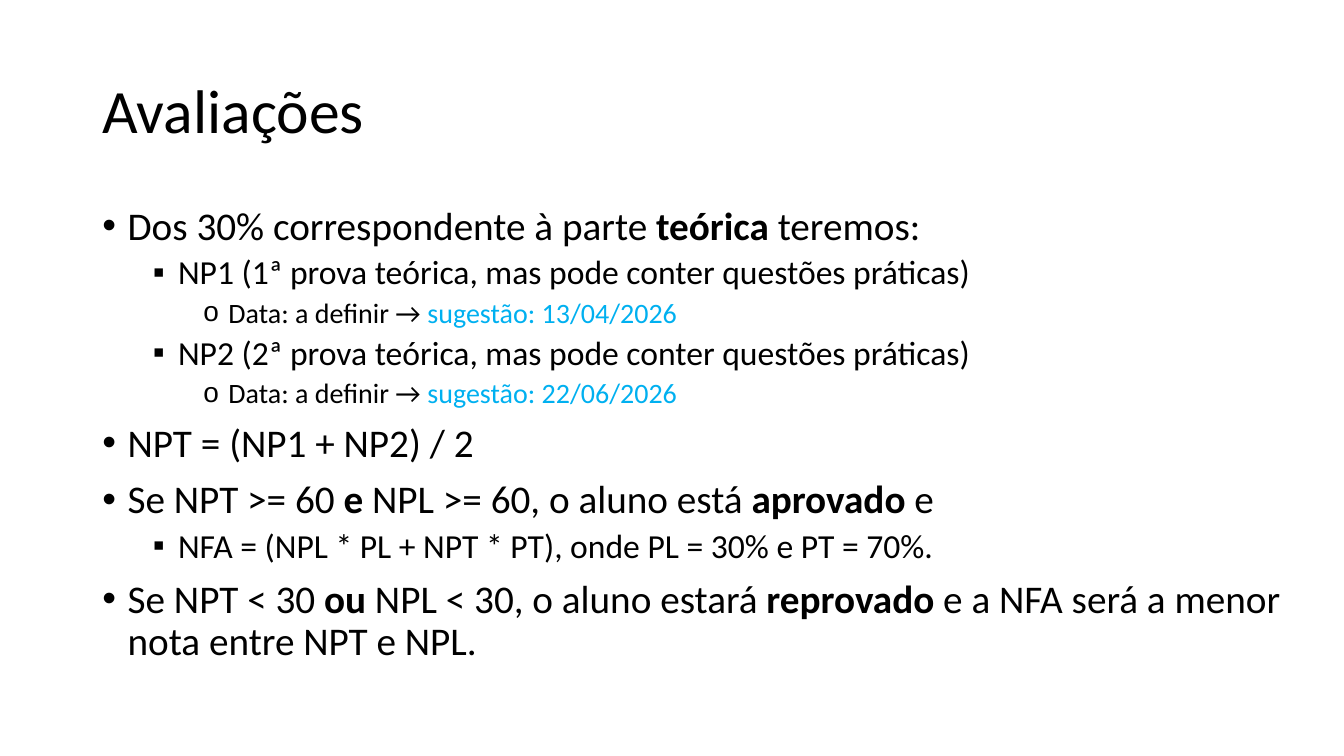
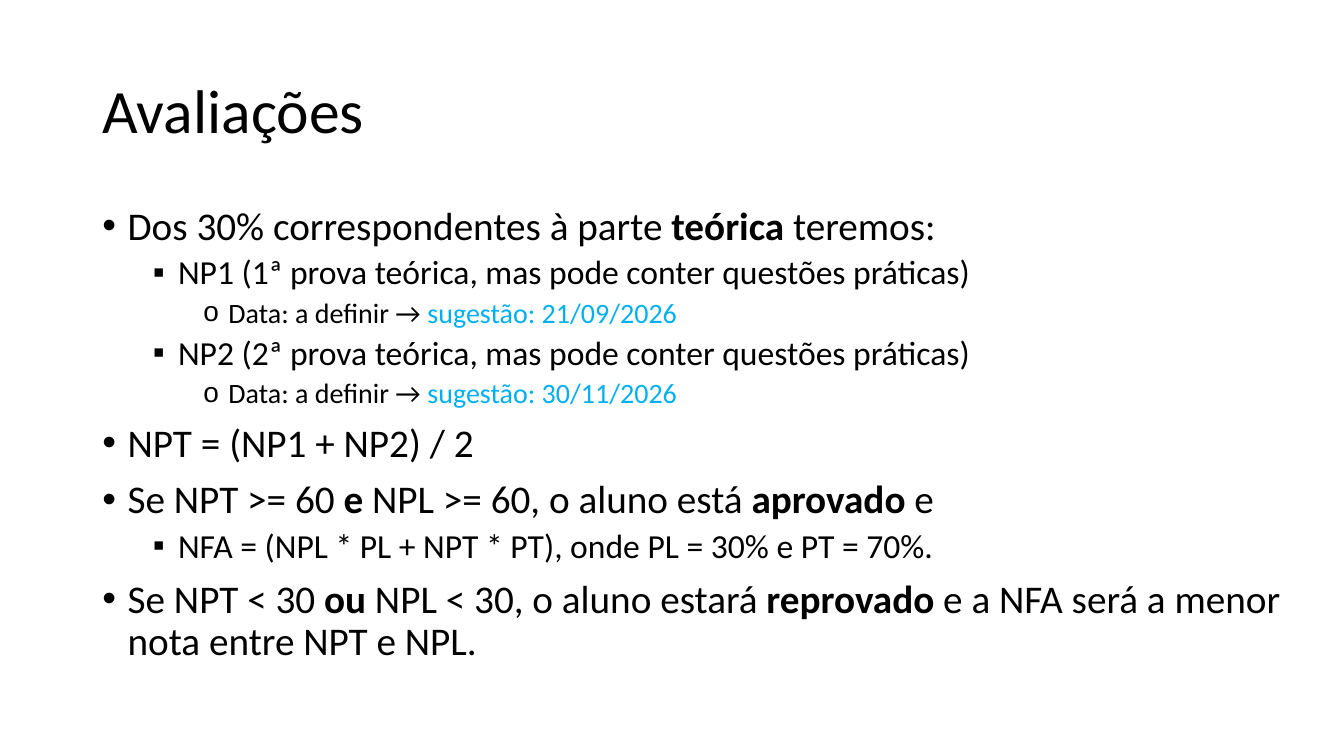
Before and after one commit to zz4fap/c24_inteligencia_artificial, a slide deck: slide 6 of slides/C24_Introdução.pptx. Drawn at 1344x756 pixels with LibreOffice and Linux fonts; fonts in the diff are those of the drawing. Boxes give left, top, right and bottom in pixels: in the first picture for what was removed or moved away, otherwise in the second. Text is boxed around its words. In the diff, an @@ line names an element or a change of style, - is before the commit and + after.

```diff
--- a/slides/C24_Introdução.pptx
+++ b/slides/C24_Introdução.pptx
@@ text at [128, 212, 936, 247]: text changed @@
-• Dos 30% correspondente à parte teórica teremos:
+• Dos 30% correspondentes à parte teórica teremos:
@@ text at [228, 303, 677, 328]: text changed @@
-    o Data: a definir → sugestão: 13/04/2026
+    o Data: a definir → sugestão: 21/09/2026
@@ text at [228, 383, 677, 408]: text changed @@
-    o Data: a definir → sugestão: 22/06/2026
+    o Data: a definir → sugestão: 30/11/2026
```
Also in this commit, not shown: 4 other slides changed, 1 slide added, 1 other file.
